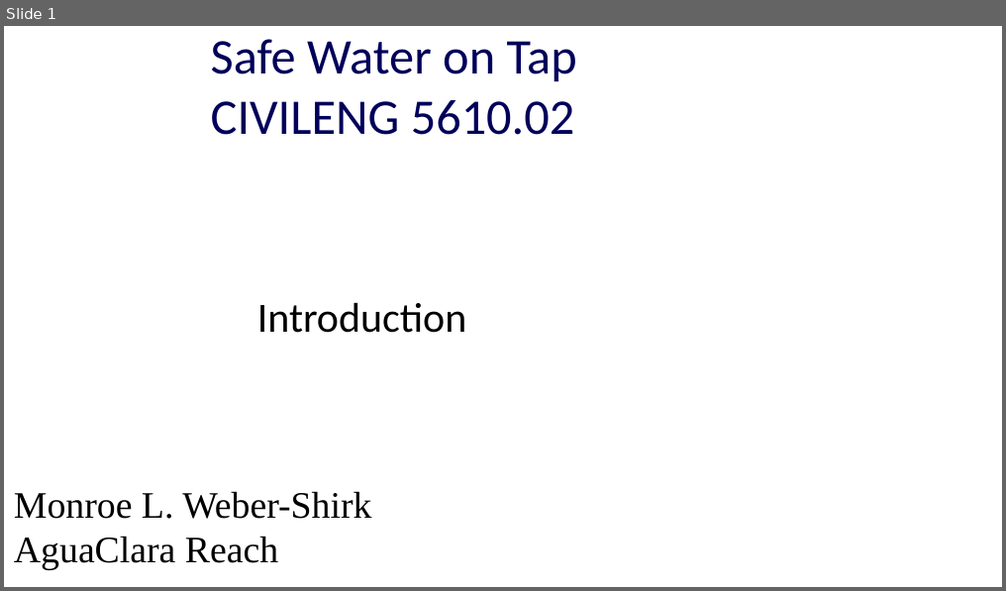
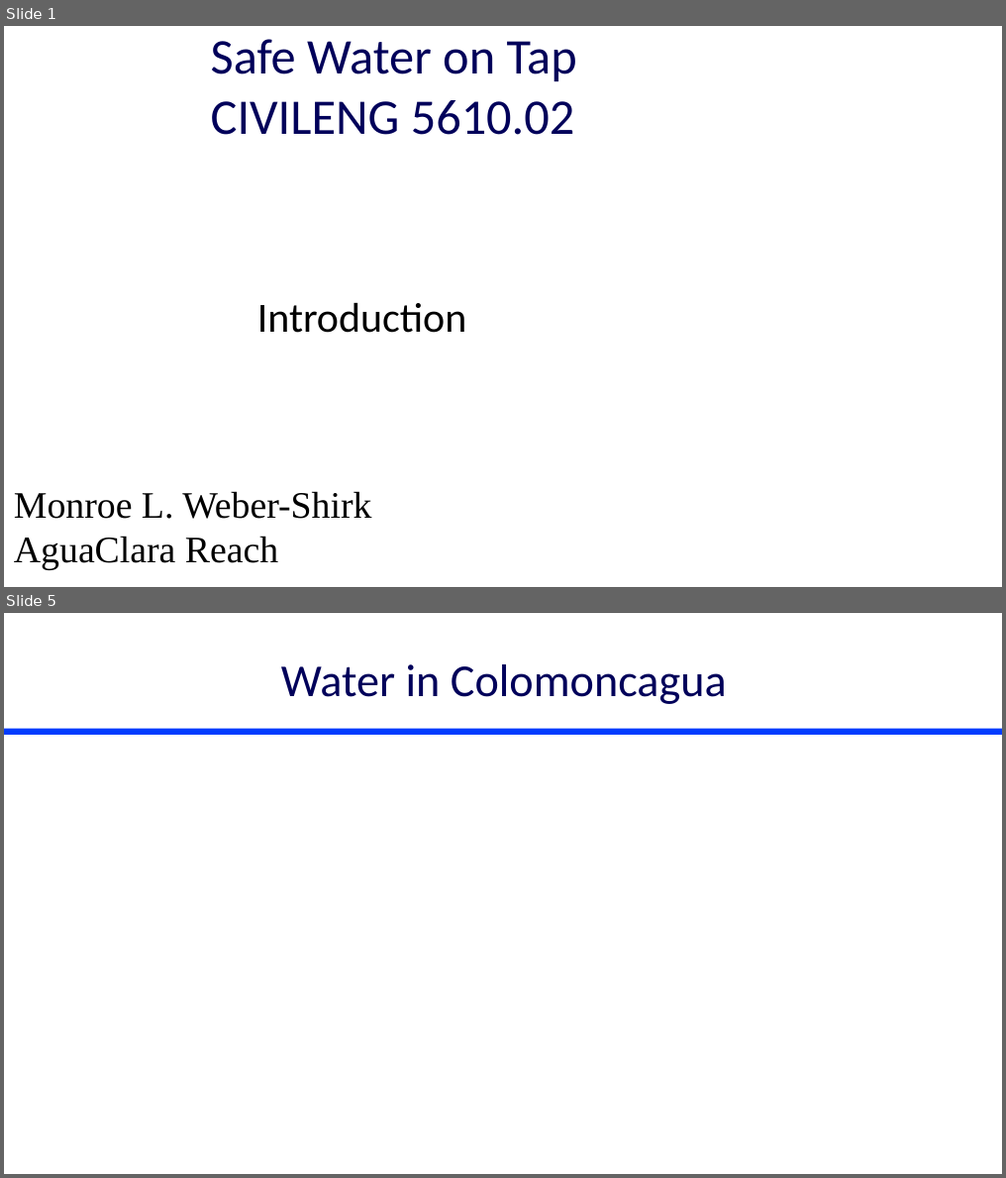
Before and after one commit to monroews/CEE4520Lectures, a slide deck: Discussions/Introduction.pptx. Shown one above the other, each under a label of ours: slide 1 before the commit, slides 1 and 5 after it; the slides between them are not shown. The pictures are 1006x591 and 1006x1178 pixels, drawn with LibreOffice and Linux fonts; fonts in the diff are those of the drawing; background and template pictures are left out. Boxes give left, top, right and bottom in pixels: in the first picture for what was removed or moved away, otherwise in the second. Text is boxed around its words. In the diff, an @@ line names an element or a change of style, - is before the commit and + after.

```diff
--- a/Discussions/Introduction.pptx
+++ b/Discussions/Introduction.pptx
@@ slide 5 added at box(4, 613, 1002, 1174), background picture (left out) @@
@@ title added at box(281, 664, 727, 704), 44 pt, text #00005A @@
+Water in Colomoncagua
@@ line added from (4, 731) to (1002, 731), #003CFE 6 pt @@
```
Also in this commit, not shown: 2 slides changed, 7 other slides added, 3 other files.
